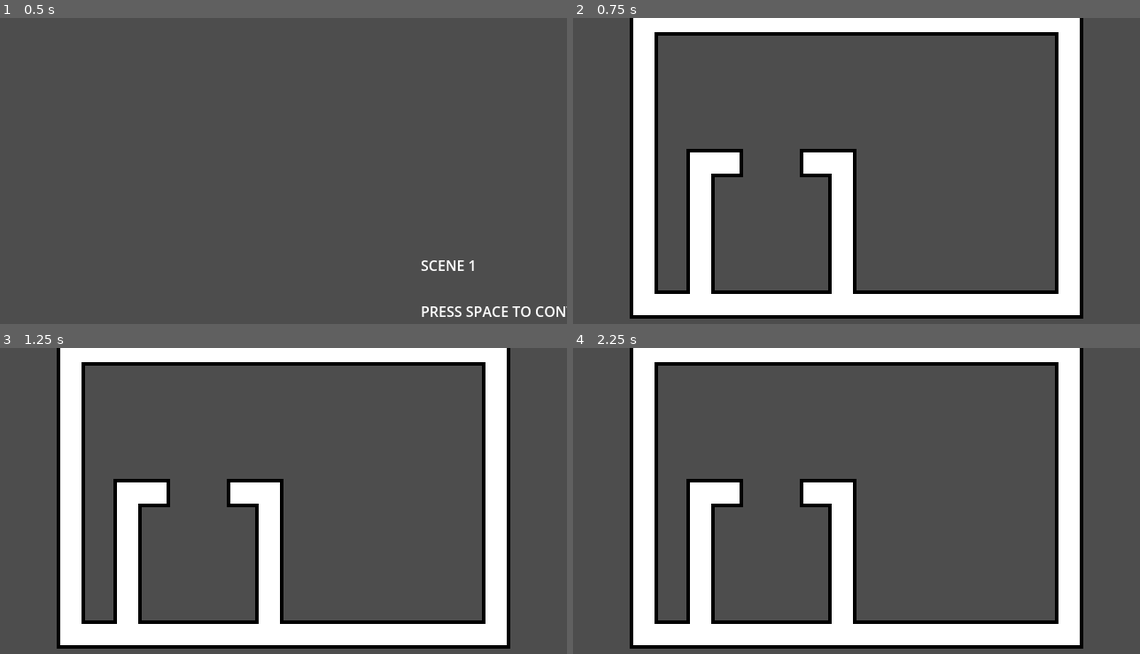
Above: before the commit, frames 1-4 (two rows, left to right).
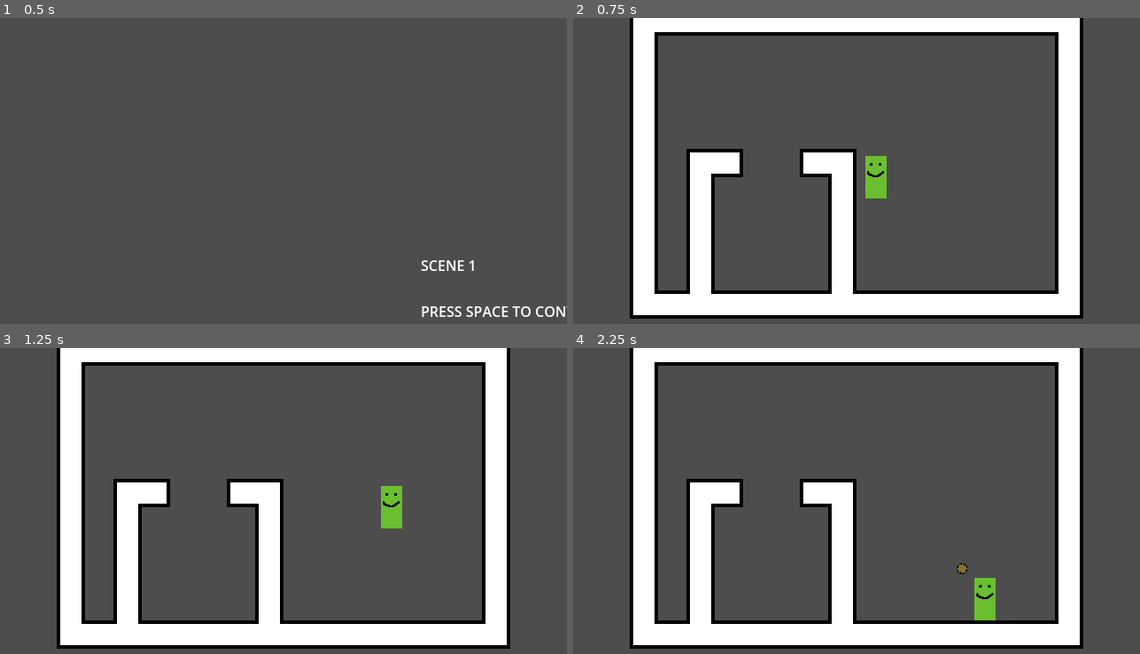
Above: after the commit, the same moments.

Repository: HuskyGameDev/2025f-team5
Game: Godot game, scene res://Game/main.tscn
Same seed, same stepped clock (60 frames per second), same inputs: the game is played once before the commit and once after it.
Inputs (mouse positions are in pixels of both pictures, inside the frame that each line leads up to):
- Up to frame 1 (0.5 s): no input
- Up to frame 2 (0.75 s): tap Space (Dash) at 0.5 s; move the mouse to (981, 161) at 0.52 s; hold D (Right) from 0.53 s (still down); hold Space (Dash) from 0.53 s (still down)
- Up to frame 3 (1.25 s): keep holding D (Right); keep holding Space (Dash)
- Up to frame 4 (2.25 s): move the mouse to (743, 522) at 1.27 s; release D (Right) at 1.28 s; release Space (Dash) at 1.28 s; hold S (Down) 1.28-2.03 s; tap Space (Dash) at 1.35, 2 s; move the mouse to (913, 436) at 2.02 s; press the mouse at (913, 436) at 2.03 s; hold D (Right) from 2.03 s (still down)

Frame 1 is identical in both runs. In frame 2, 0.5% of the frame differs, in the area x 51-56%, y 45-59%; in frame 3, 0.5%; in frame 4, 0.6%, in the area x 67-75%, y 70-90%.

Commit message:
feat: added a physics layer to the tilemap to allow collision

Diff:
--- a/Game/test_room.tscn
+++ b/Game/test_room.tscn
@@ -1,5 +1,6 @@
-[gd_scene load_steps=4 format=4 uid="uid://6iqnes5siuqi"]
-
+[gd_scene load_steps=5 format=4 uid="uid://6iqnes5siuqi"]
+
+[ext_resource type="PackedScene" uid="uid://bvci6mdchm5bw" path="res://Game/player.tscn" id="2_ibluu"]
 [ext_resource type="Texture2D" uid="uid://biyrkg4gtuk46" path="res://Art/WallTileSet.png" id="2_lva1o"]
 
 [sub_resource type="TileSetAtlasSource" id="TileSetAtlasSource_wgkw7"]
@@ -8,18 +9,22 @@
 0:0/0 = 0
 0:0/0/terrain_set = 0
 0:0/0/terrain = 0
+0:0/0/physics_layer_0/polygon_0/points = PackedVector2Array(-16, -16, 16, -16, 16, 16, -16, 16)
 1:0/0 = 0
 1:0/0/terrain_set = 0
 1:0/0/terrain = 0
+1:0/0/physics_layer_0/polygon_0/points = PackedVector2Array(-16, -16, 16, -16, 16, 16, -16, 16)
 1:0/0/terrains_peering_bit/right_side = 0
 2:0/0 = 0
 2:0/0/terrain_set = 0
 2:0/0/terrain = 0
+2:0/0/physics_layer_0/polygon_0/points = PackedVector2Array(-16, -16, 16, -16, 16, 16, -16, 16)
 2:0/0/terrains_peering_bit/right_side = 0
 2:0/0/terrains_peering_bit/left_side = 0
 3:0/0 = 0
 3:0/0/terrain_set = 0
 3:0/0/terrain = 0
+3:0/0/physics_layer_0/polygon_0/points = PackedVector2Array(-16, -16, 16, -16, 16, 16, -16, 16)
 3:0/0/terrains_peering_bit/left_side = 0
 4:0/0 = 0
 4:0/0/terrain_set = 0
@@ -83,21 +88,25 @@
 0:1/0 = 0
 0:1/0/terrain_set = 0
 0:1/0/terrain = 0
+0:1/0/physics_layer_0/polygon_0/points = PackedVector2Array(-16, -16, 16, -16, 16, 16, -16, 16)
 0:1/0/terrains_peering_bit/bottom_side = 0
 1:1/0 = 0
 1:1/0/terrain_set = 0
 1:1/0/terrain = 0
+1:1/0/physics_layer_0/polygon_0/points = PackedVector2Array(-16, -16, 16, -16, 16, 16, -16, 16)
 1:1/0/terrains_peering_bit/right_side = 0
 1:1/0/terrains_peering_bit/bottom_side = 0
 2:1/0 = 0
 2:1/0/terrain_set = 0
 2:1/0/terrain = 0
+2:1/0/physics_layer_0/polygon_0/points = PackedVector2Array(-16, -16, 16, -16, 16, 16, -16, 16)
 2:1/0/terrains_peering_bit/right_side = 0
 2:1/0/terrains_peering_bit/bottom_side = 0
 2:1/0/terrains_peering_bit/left_side = 0
 3:1/0 = 0
 3:1/0/terrain_set = 0
 3:1/0/terrain = 0
+3:1/0/physics_layer_0/polygon_0/points = PackedVector2Array(-16, -16, 16, -16, 16, 16, -16, 16)
 3:1/0/terrains_peering_bit/bottom_side = 0
 3:1/0/terrains_peering_bit/left_side = 0
 4:1/0 = 0
@@ -163,17 +172,20 @@
 0:2/0 = 0
 0:2/0/terrain_set = 0
 0:2/0/terrain = 0
+0:2/0/physics_layer_0/polygon_0/points = PackedVector2Array(-16, -16, 16, -16, 16, 16, -16, 16)
 0:2/0/terrains_peering_bit/bottom_side = 0
 0:2/0/terrains_peering_bit/top_side = 0
 1:2/0 = 0
 1:2/0/terrain_set = 0
 1:2/0/terrain = 0
+1:2/0/physics_layer_0/polygon_0/points = PackedVector2Array(-16, -16, 16, -16, 16, 16, -16, 16)
 1:2/0/terrains_peering_bit/right_side = 0
 1:2/0/terrains_peering_bit/bottom_side = 0
 1:2/0/terrains_peering_bit/top_side = 0
 2:2/0 = 0
 2:2/0/terrain_set = 0
 2:2/0/terrain = 0
+2:2/0/physics_layer_0/polygon_0/points = PackedVector2Array(-16, -16, 16, -16, 16, 16, -16, 16)
 2:2/0/terrains_peering_bit/right_side = 0
 2:2/0/terrains_peering_bit/bottom_side = 0
 2:2/0/terrains_peering_bit/left_side = 0
@@ -181,6 +193,7 @@
 3:2/0 = 0
 3:2/0/terrain_set = 0
 3:2/0/terrain = 0
+3:2/0/physics_layer_0/polygon_0/points = PackedVector2Array(-16, -16, 16, -16, 16, 16, -16, 16)
 3:2/0/terrains_peering_bit/bottom_side = 0
 3:2/0/terrains_peering_bit/left_side = 0
 3:2/0/terrains_peering_bit/top_side = 0
@@ -258,21 +271,25 @@
 0:3/0 = 0
 0:3/0/terrain_set = 0
 0:3/0/terrain = 0
+0:3/0/physics_layer_0/polygon_0/points = PackedVector2Array(-16, -16, 16, -16, 16, 16, -16, 16)
 0:3/0/terrains_peering_bit/top_side = 0
 1:3/0 = 0
 1:3/0/terrain_set = 0
 1:3/0/terrain = 0
+1:3/0/physics_layer_0/polygon_0/points = PackedVector2Array(-16, -16, 16, -16, 16, 16, -16, 16)
 1:3/0/terrains_peering_bit/right_side = 0
 1:3/0/terrains_peering_bit/top_side = 0
 2:3/0 = 0
 2:3/0/terrain_set = 0
 2:3/0/terrain = 0
+2:3/0/physics_layer_0/polygon_0/points = PackedVector2Array(-16, -16, 16, -16, 16, 16, -16, 16)
 2:3/0/terrains_peering_bit/right_side = 0
 2:3/0/terrains_peering_bit/left_side = 0
 2:3/0/terrains_peering_bit/top_side = 0
 3:3/0 = 0
 3:3/0/terrain_set = 0
 3:3/0/terrain = 0
+3:3/0/physics_layer_0/polygon_0/points = PackedVector2Array(-16, -16, 16, -16, 16, 16, -16, 16)
 3:3/0/terrains_peering_bit/left_side = 0
 3:3/0/terrains_peering_bit/top_side = 0
 4:3/0 = 0
@@ -337,6 +354,7 @@
 
 [sub_resource type="TileSet" id="TileSet_muvul"]
 tile_size = Vector2i(32, 32)
+physics_layer_0/collision_layer = 1
 terrain_set_0/mode = 0
 terrain_set_0/terrain_0/name = "Terrain 0"
 terrain_set_0/terrain_0/color = Color(0.3938389, 0.752044, 1.0039686, 1)
@@ -347,3 +365,5 @@
 [node name="TileMapLayer" type="TileMapLayer" parent="."]
 tile_map_data = PackedByteArray("AAAAAPr/AQACAAAAAAACAPr/AQACAAAAAAADAPr/AQACAAAAAAAGAPr/AQACAAAAAAAHAPr/AQADAAEAAAAHAP …(912 unchanged characters)…
 tile_set = SubResource("TileSet_muvul")
+
+[node name="Player" parent="." instance=ExtResource("2_ibluu")]
